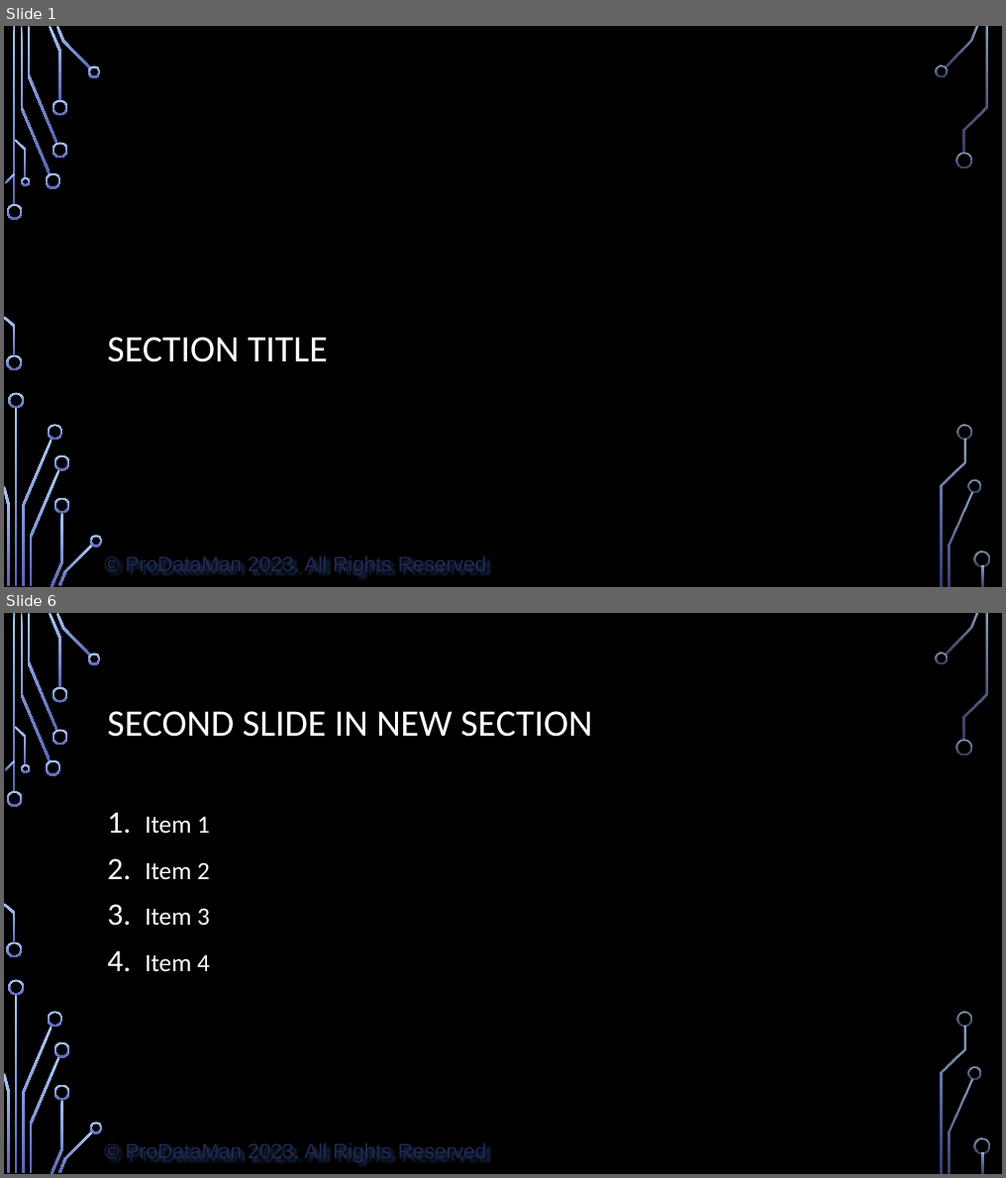
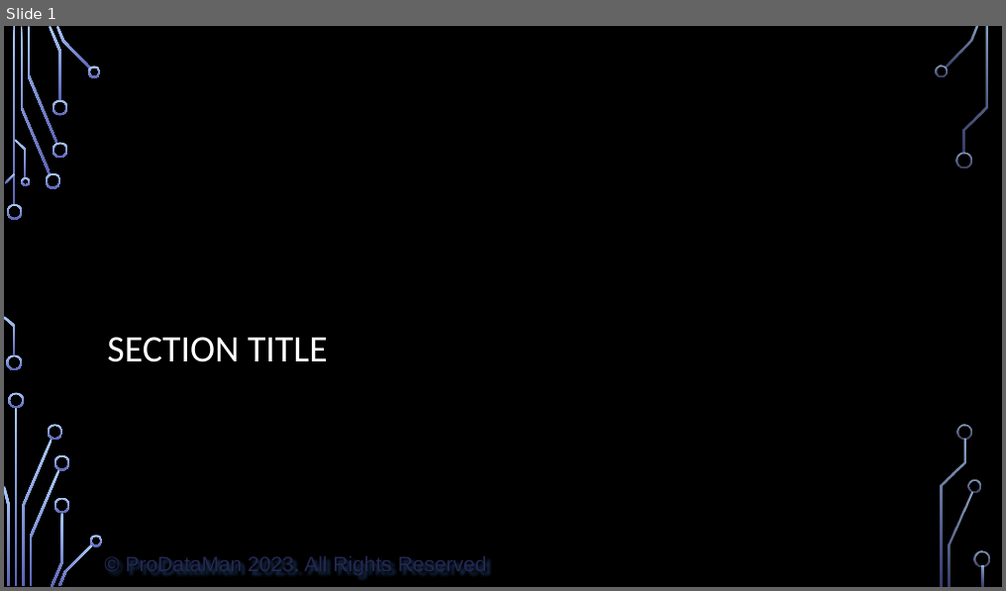
Before and after one commit to ProDataMan/Course-Outlines, a slide deck: Sample PowerPoint with Notes.pptx. Shown one above the other, each under a label of ours: slides 1 and 6 before the commit, slide 1 after it; the slides between them are not shown. The pictures are 1006x1178 and 1006x591 pixels, drawn with LibreOffice and Linux fonts; fonts in the diff are those of the drawing; background and template pictures are left out. Boxes give left, top, right and bottom in pixels: in the first picture for what was removed or moved away, otherwise in the second. Text is boxed around its words. In the diff, an @@ line names an element or a change of style, - is before the commit and + after.

```diff
--- a/Sample PowerPoint with Notes.pptx
+++ b/Sample PowerPoint with Notes.pptx
@@ slide 6 removed at [4, 613, 1002, 1174], background picture (left out); not listed: 37 template elements that a slide beside it also shows @@
@@ title removed at [107, 711, 592, 737] @@
-SECOND SLIDE IN NEW SECTION
@@ text removed at [145, 816, 210, 971] @@
-1. Item 1
-2. Item 2
-3. Item 3
-4. Item 4
```
Also in this commit, not shown: 1 slide changed, 21 slides added, 3 other slides removed, 3 other files.
